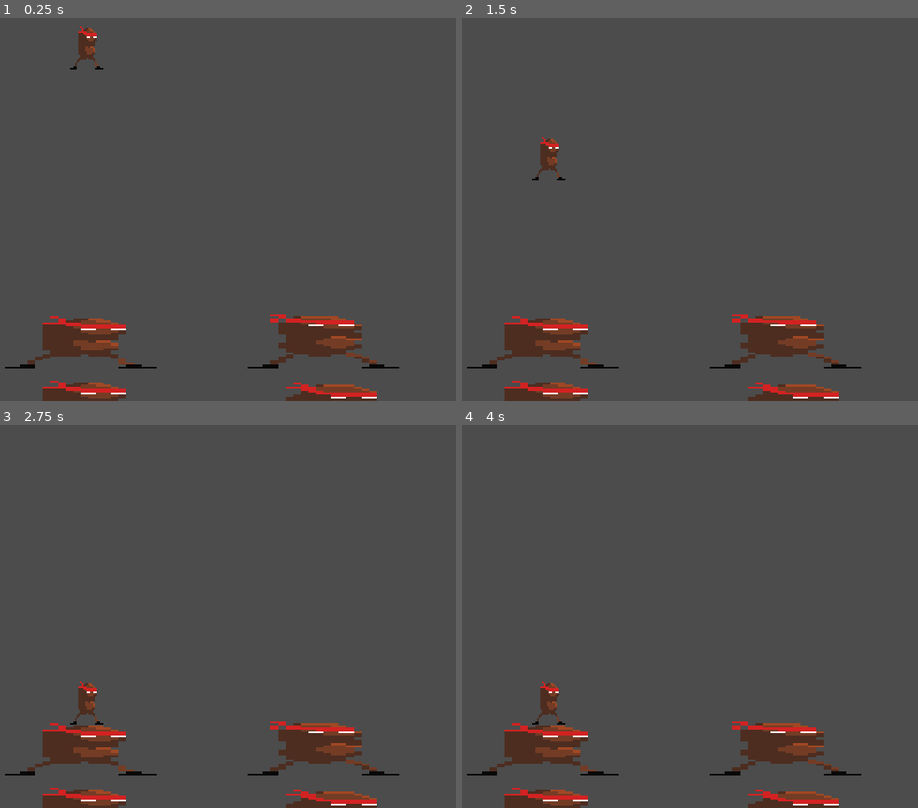
Above: before the commit, frames 1-4 (two rows, left to right).
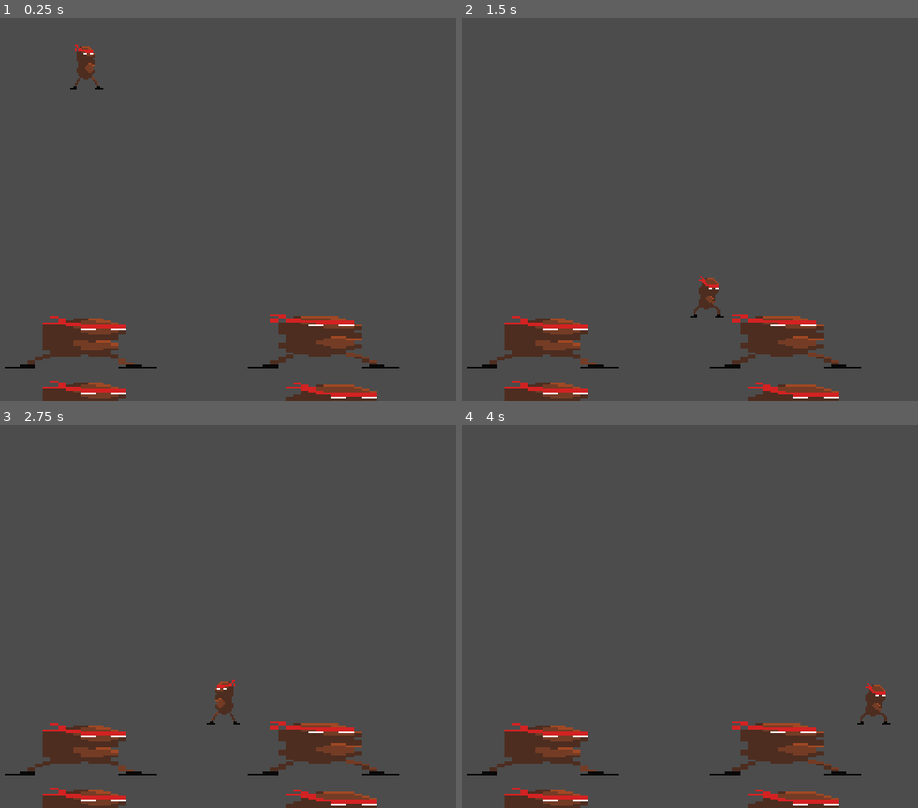
Above: after the commit, the same moments.

Repository: fintanneff/GodotWithGit
Game: Godot game, scene res://PlatDemo/PlatScene.tscn
Same seed, same stepped clock (60 frames per second), same inputs: the game is played once before the commit and once after it. This scene is started directly instead of the project's main scene.
Inputs (mouse positions are in pixels of both pictures, inside the frame that each line leads up to):
- Up to frame 1 (0.25 s): no input
- Up to frame 2 (1.5 s): move the mouse to (767, 182) at 0.52 s; hold Right (ui_right) from 0.53 s (still down); tap Space (ui_select) at 0.77 s; move the mouse to (544, 220) at 1.27 s
- Up to frame 3 (2.75 s): tap Space (ui_select) at 1.52 s; move the mouse to (241, 520) at 2.02 s; release Right (ui_right) at 2.03 s; hold Left (ui_left) from 2.03 s (still down)
- Up to frame 4 (4 s): move the mouse to (626, 689) at 2.77 s; release Left (ui_left) at 2.78 s; hold Right (ui_right) from 2.78 s (still down); tap Space (ui_select) at 3.02, 3.77 s; move the mouse to (813, 666) at 3.52 s

The runs differ from the first frame. In frame 1, 0.5% of the frame differs, in the area x 15-23%, y 2-19%; in frame 2, 0.7%; in frame 3, 0.7%, in the area x 15-53%, y 66-79%; in frame 4, 0.7%.

Commit message:
The bean now moves and jumps
The bean now moves and jumps

Diff:
--- a/PlatDemo/Player/PlatPlayer.gd
+++ b/PlatDemo/Player/PlatPlayer.gd
@@ -1,12 +1,25 @@
 extends KinematicBody2D
 
 onready var Spr = $Spr
-var yvel = 0
+var movevec = Vector2.ZERO
 
 func _physics_process(delta):
+	#Move
+	var inputx = Input.get_action_strength("ui_right")-Input.get_action_strength("ui_left")
+	if (abs(inputx) > 0.5):
+		movevec.x = inputx
+		movevec.x *= 100
+		Spr.global_scale = Vector2(sign(movevec.x), 1)
+	else:
+		movevec.x = 0
 	#Grav
 	if (is_on_floor()):
-		yvel = 2
+		movevec.y = 2
+		if (Input.is_action_just_pressed("ui_up")):
+			movevec.y = -200
 	else:
-		yvel += 1
-	move_and_slide(Vector2.DOWN*yvel, Vector2.UP, true)
+		movevec.y += 7
+		if (Input.is_action_just_released("ui_up") && movevec.y < 0):
+			movevec.y /= 3
+	#ApplyMove
+	move_and_slide(movevec, Vector2.UP, true)
--- a/PlatDemo/Player/PlatPlayer.tscn
+++ b/PlatDemo/Player/PlatPlayer.tscn
@@ -15,3 +15,4 @@
 [node name="Spr" type="AnimatedSprite" parent="."]
 frames = ExtResource( 2 )
 animation = "idle"
+playing = true
